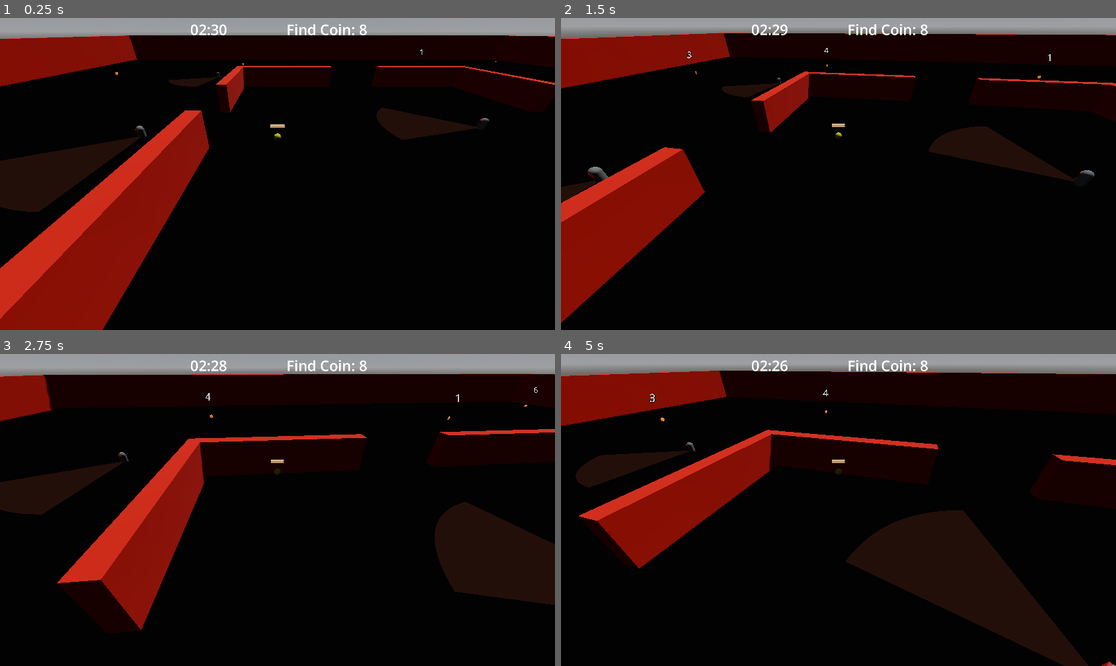
Above: before the commit, frames 1-4 (two rows, left to right).
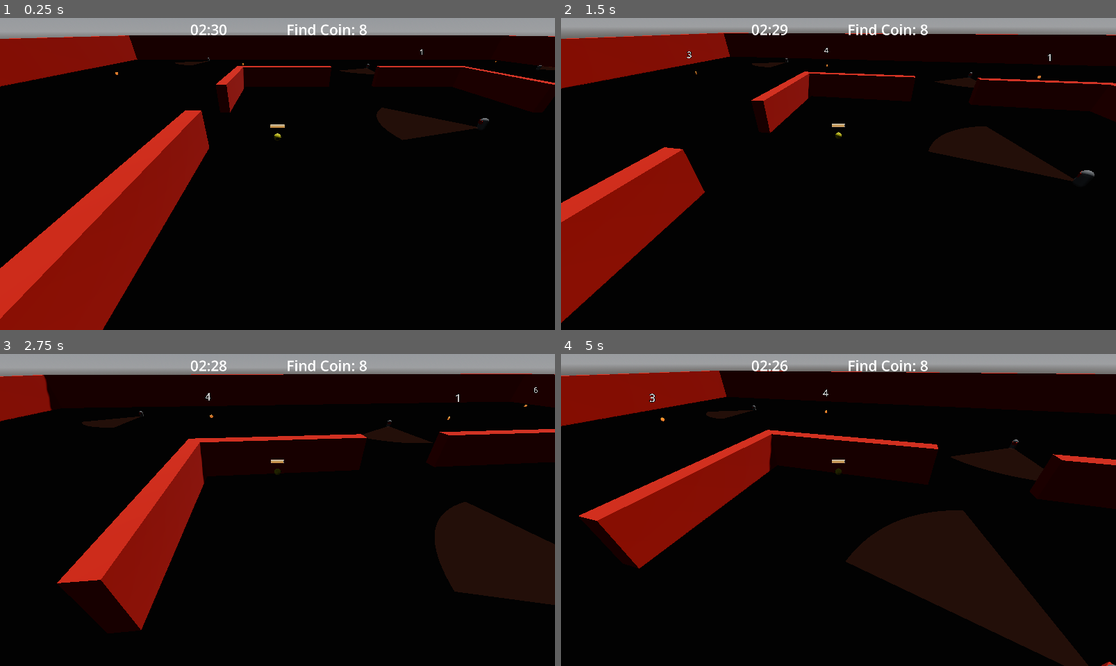
Above: after the commit, the same moments.

Repository: cliff-lilly-jean/pacman-stealth-game
Game: Godot game, scene res://entities/world/world.tscn
Same seed, same stepped clock (60 frames per second), same inputs: the game is played once before the commit and once after it.
Inputs (mouse positions are in pixels of both pictures, inside the frame that each line leads up to):
- Up to frame 1 (0.25 s): no input
- Up to frame 2 (1.5 s): move the mouse to (866, 174) at 0.52 s; hold Shift (dash) 0.53-1.28 s; hold W (move_forward) from 0.53 s (still down); move the mouse to (810, 174) at 1.27 s; tap Ctrl (sprint) at 1.35 s
- Up to frame 3 (2.75 s): keep holding W (move_forward); move the mouse to (288, 503) at 2.02 s; hold Shift (dash) from 2.03 s (still down)
- Up to frame 4 (5 s): keep holding W (move_forward); move the mouse to (832, 516) at 2.77 s; release Shift (dash) at 2.78 s; tap Ctrl (sprint) at 2.85, 4.35 s; move the mouse to (877, 513) at 3.52 s; hold Shift (dash) 3.53-4.28 s; move the mouse to (794, 506) at 4.27 s

The runs differ from the first frame. In frame 1, 3.2% of the frame differs, in the area x 0-100%, y 12-63%; in frame 2, 0.7%; in frame 3, 2.3%; in frame 4, 2.1%.

Commit message:
Add ghost investigation behavior
Ghosts now enter a short investigate state when they detect the player, temporarily increasing their view distance before transitioning into chase behavior. The investigation state updates the detection cone, raycast length, and collision radius to reflect the enlarged vision, while patrol AI now emits the investigate transition. The detection area raycast transform and ghost placements in the world scene were also adjusted for this behavior.

Diff:
--- a/components/detection_area/detection_area.tscn
+++ b/components/detection_area/detection_area.tscn
@@ -24,7 +24,6 @@
 mesh = SubResource("ImmediateMesh_s3nn2")
 
 [node name="RayCast3D" type="RayCast3D" parent="." unique_id=1347617513]
-transform = Transform3D(1, 0, 0, 0, 1, 0, 0, 0, 1, 0, 0.5, 0)
 target_position = Vector3(0, 0, 0)
 
 [connection signal="body_entered" from="." to="." method="_on_body_entered"]
--- a/entities/characters/enemies/ghosts/ghost.tscn
+++ b/entities/characters/enemies/ghosts/ghost.tscn
@@ -57,8 +57,11 @@
 script = ExtResource("4_obe3h")
 enemy = NodePath("../..")
 
-[node name="InvestigateAI" type="Node" parent="StateMachine" unique_id=484567311]
+[node name="InvestigateAI" type="Node" parent="StateMachine" unique_id=484567311 node_paths=PackedStringArray("enemy")]
 script = ExtResource("5_mm1xh")
+enemy = NodePath("../..")
+investigation_view_distance_multipler = 60.0
+timer = 3.0
 
 [node name="ChaseAI" type="Node" parent="StateMachine" unique_id=490961024]
 script = ExtResource("6_ydex4")
--- a/entities/characters/enemies/ghosts/states/investigate_ai.gd
+++ b/entities/characters/enemies/ghosts/states/investigate_ai.gd
@@ -1,4 +1,30 @@
 extends State
 class_name	InvestigateAI
 
-## If the PLAYER enters the DETECTION AREA and is inside the FOV, start a small INVESTIGATION TIMER. If the INVESTIGATION TIMER reaches 0, increase the size of the FOV/DETECTION AREA and transition into a CHASE STATE. If the PLAYER exits the FOV, transition into the PATROL STATE
+@export var enemy: Enemy
+@export var investigation_view_distance_multipler: float
+@export var timer: float
+
+## If the PLAYER enters the DETECTION AREA and is inside the FOV, start a small INVESTIGATION TIMER and increase the size of the FOV by a percentage. If the INVESTIGATION TIMER reaches 0, increase the size of the FOV/DETECTION AREA and transition into a CHASE STATE. If the PLAYER exits the FOV, transition into the PATROL STATE
+
+func enter() -> void:
+
+	if enemy is Ghost:
+		print("Before: ", enemy.detection_area.view_distance)
+		var view_distance_increase_percentage: float = (investigation_view_distance_multipler / 100) * enemy.detection_area.view_distance
+		enemy.detection_area.view_distance += view_distance_increase_percentage
+		print("After: ", enemy.detection_area.view_distance)
+
+		## Update the size of the vision cone and the raycast length and the collisnon shape radius
+		enemy.detection_area.generate_vision_cone()
+		enemy.detection_area.ray_cast.target_position.z = enemy.detection_area.view_distance
+		enemy.detection_area.collider.shape.radius = enemy.detection_area.view_distance
+
+
+func physics_update(delta: float) -> void:
+	timer -= 1 * delta
+
+	if timer <= 0.09:
+		timer = 0
+		return
+		#print("Initialize the chase state")
--- a/entities/characters/enemies/ghosts/states/patrol_ai.gd
+++ b/entities/characters/enemies/ghosts/states/patrol_ai.gd
@@ -26,4 +26,5 @@
 
 
 func on_target_found(target_position: Vector3) -> void:
-	print( "From Patrol: ", target_position)
+	#print( "From Patrol: ", target_position)
+	change_state.emit(self, "investigateai")
--- a/entities/world/world.tscn
+++ b/entities/world/world.tscn
@@ -100,29 +100,29 @@
 target = NodePath("../../Player")
 
 [node name="Ghost2" parent="Ghosts" unique_id=1383249437 node_paths=PackedStringArray("target") instance=ExtResource("10_e7bg0")]
-transform = Transform3D(1, 0, 0, 0, 1, 0, 0, 0, 1, -9, 0.99999994, 44)
+transform = Transform3D(1, 0, 0, 0, 1, 0, 0, 0, 1, -9, 0.99999994, 91)
 target = NodePath("../../Player")
 
 [node name="Ghost3" parent="Ghosts" unique_id=1493906947 node_paths=PackedStringArray("target") instance=ExtResource("10_e7bg0")]
-transform = Transform3D(-4.371139e-08, 0, -1, 0, 1, 0, 1, 0, -4.371139e-08, 37, 2, 44)
+transform = Transform3D(-4.371139e-08, 0, -1, 0, 1, 0, 1, 0, -4.371139e-08, -53, 2, -81)
 target = NodePath("../../Player")
 
 [node name="Ghost4" parent="Ghosts" unique_id=1061240303 node_paths=PackedStringArray("target") instance=ExtResource("10_e7bg0")]
-transform = Transform3D(-1, 0, 8.742278e-08, 0, 1, 0, -8.742278e-08, 0, -1, 32, 0.99999994, -20)
+transform = Transform3D(-1, 0, 8.742278e-08, 0, 1, 0, -8.742278e-08, 0, -1, 82, 0.99999994, -58)
 target = NodePath("../../Player")
 
 [node name="Ghost5" parent="Ghosts" unique_id=1476873466 node_paths=PackedStringArray("target") instance=ExtResource("10_e7bg0")]
-transform = Transform3D(-4.371139e-08, 0, -1, 0, 1, 0, 1, 0, -4.371139e-08, 32, 0.99999994, 20)
+transform = Transform3D(-4.371139e-08, 0, -1, 0, 1, 0, 1, 0, -4.371139e-08, 73, 0.99999994, 82)
 target = NodePath("../../Player")
 
 [node name="Ghost6" parent="Ghosts" unique_id=162826906 node_paths=PackedStringArray("target") instance=ExtResource("10_e7bg0")]
-transform = Transform3D(1, 0, 0, 0, 1, 0, 0, 0, 1, 42, 0.99999994, -42)
+transform = Transform3D(1, 0, 0, 0, 1, 0, 0, 0, 1, 76, 0.99999994, 3)
 target = NodePath("../../Player")
 
 [node name="Ghost7" parent="Ghosts" unique_id=2064379119 node_paths=PackedStringArray("target") instance=ExtResource("10_e7bg0")]
-transform = Transform3D(0.25881907, 0, -0.9659258, 0, 1, 0, 0.9659258, 0, 0.25881907, -39, 0.99999994, -42)
+transform = Transform3D(0.25881907, 0, -0.9659258, 0, 1, 0, 0.9659258, 0, 0.25881907, -77, 0.99999994, 54)
 target = NodePath("../../Player")
 
 [node name="Ghost8" parent="Ghosts" unique_id=1750336853 node_paths=PackedStringArray("target") instance=ExtResource("10_e7bg0")]
-transform = Transform3D(0.25881907, 0, -0.9659258, 0, 1, 0, 0.9659258, 0, 0.25881907, -39, 0.99999994, 4)
+transform = Transform3D(0.25881907, 0, -0.9659258, 0, 1, 0, 0.9659258, 0, 0.25881907, 17, 0.99999994, -62)
 target = NodePath("../../Player")
